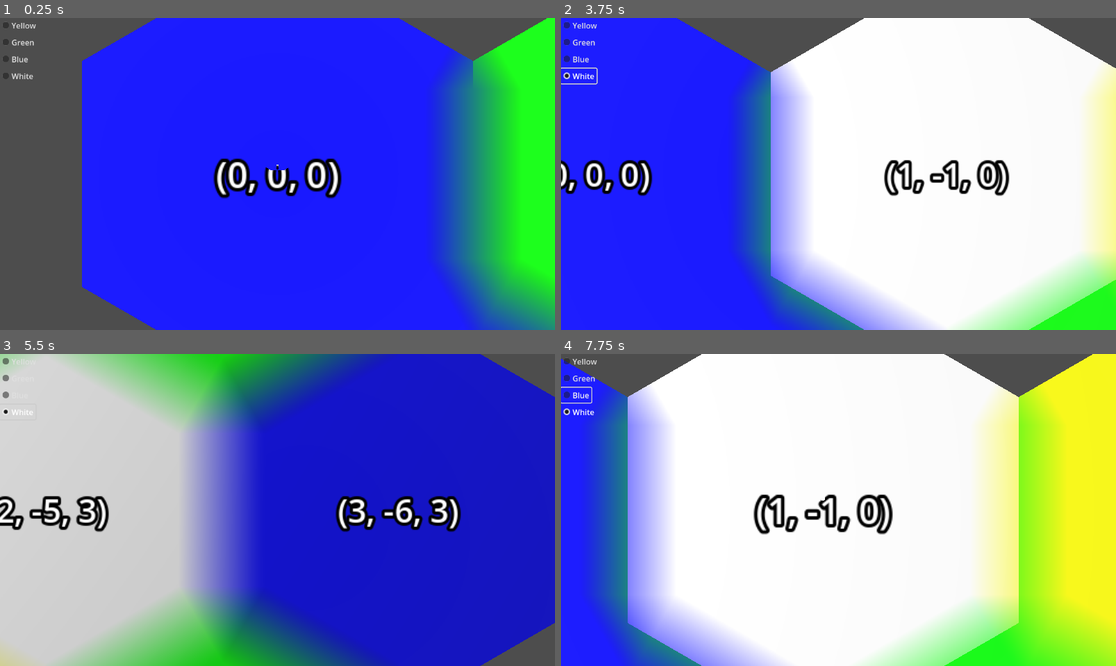
Above: before the commit, frames 1-4 (two rows, left to right).
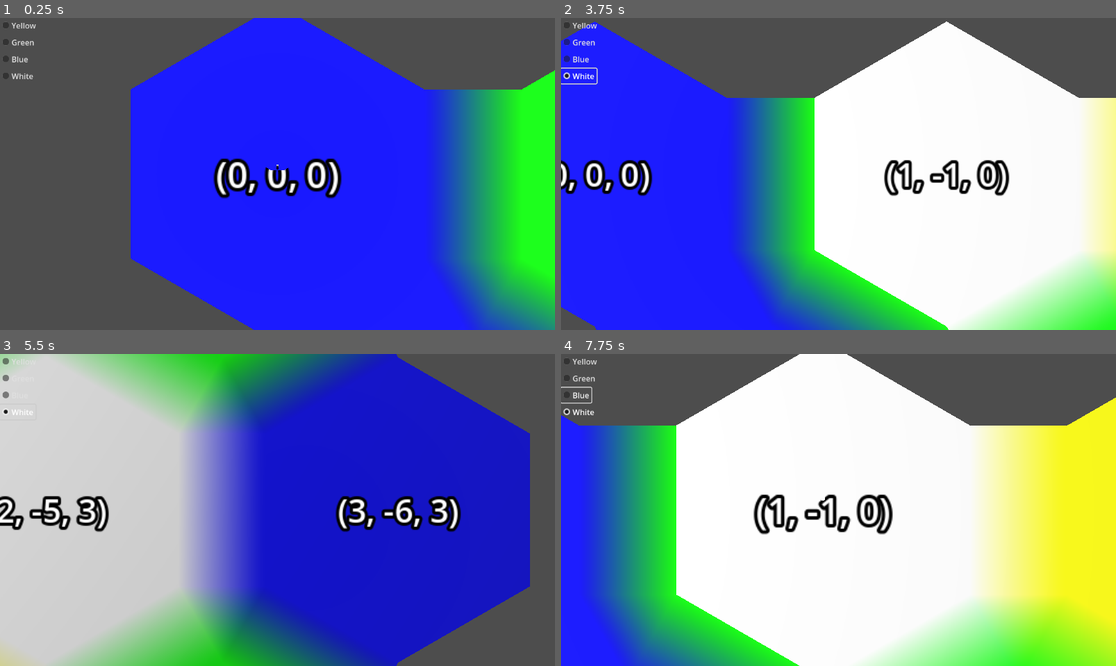
Above: after the commit, the same moments.

Repository: davepruitt/hex_map_godot
Game: Godot game, scene res://main.tscn
Two runs of this game, one before a commit and one after it. Both use one fixed random seed, a clock stepped at 60 frames per second and the inputs below.
Inputs (mouse positions are in pixels of both pictures, inside the frame that each line leads up to):
- Up to frame 1 (0.25 s): no input
- Up to frame 2 (3.75 s): click "Yellow" at 0.5 s; click "Green" at 1.25 s; click "Blue" at 2 s; click "White" at 2.75 s; tap Enter at 3.5 s; move the mouse to (960, 158) at 3.52 s; hold Right (ui_right) from 3.53 s (still down); tap Z at 3.6 s; click (960, 158) at 3.67 s
- Up to frame 3 (5.5 s): move the mouse to (166, 525) at 4.27 s; release Right (ui_right) at 4.28 s; hold Down (ui_down) 4.28-5.03 s; tap X at 4.35 s; move the mouse to (333, 441) at 5.02 s; hold Right (ui_right) from 5.03 s (still down); tap Z at 5.1 s
- Up to frame 4 (7.75 s): move the mouse to (810, 572) at 5.77 s; release Right (ui_right) at 5.78 s; hold Up (ui_up) 5.78-6.53 s; tap X at 5.85, 7.35 s; click (810, 572) at 5.92 s; move the mouse to (1005, 556) at 6.52 s; hold Left (ui_left) from 6.53 s (still down); tap Z at 6.6 s; move the mouse to (672, 463) at 7.27 s

The runs differ from the first frame. In frame 1, 18% of the frame differs, in the area x 14-100%, y 0-100%; in frame 2, 20%; in frame 3, 9.0%; in frame 4, 26%, in the area x 0-100%, y 0-100%.

Commit message:
Now at feature parity with the end of part 2 of the catlikecoding hex project tutorials

Diff:
--- a/hex_project_godot/hex_cell.gd
+++ b/hex_project_godot/hex_cell.gd
@@ -97,7 +97,7 @@
 	#Iterate over each of the 6 triangles within the hex
 	for i in range(0, 6):
 		#Add this triangle to the mesh
-		_add_triangle_from_direction(surface_tool, i)
+		_triangulate_hex(surface_tool, i)
 
 	#Generate the normals for the mesh
 	surface_tool.generate_normals()
@@ -128,49 +128,39 @@
 	_add_triangle(st, v1, v2, v3, c1, c2, c3)
 	_add_triangle(st, v2, v4, v3, c2, c4, c3)
 
-func _add_triangle_from_direction (st: SurfaceTool, direction: HexDirectionsClass.HexDirections) -> void:
+func _triangulate_hex (st: SurfaceTool, direction: HexDirectionsClass.HexDirections) -> void:
 	#Calculate the Vector3 positions for the vertices of the triangle
 	var center = Vector3.ZERO
 	var p1 = center + get_first_solid_corner(direction)
 	var p2 = center + get_second_solid_corner(direction)
 
-	var bridge = get_bridge(direction)
-	var p3 = p1 + bridge
-	var p4 = p2 + bridge
-
-	var p5 = center + get_first_corner(direction)
-	var p6 = center + get_second_corner(direction)
-
-	#Get the previous neighbor
-	var previous_direction = HexDirectionsClass.previous(direction)
-	var previous_cell = get_neighbor(previous_direction)
-	if (previous_cell == null):
-		previous_cell = self
-
-	#Get the neighbor cell in the specified direction
-	var neighbor_cell = get_neighbor(direction)
-	if (neighbor_cell == null):
-		neighbor_cell = self
-
-	#Get the next neighbor
-	var next_direction = HexDirectionsClass.next(direction)
-	var next_cell = get_neighbor(next_direction)
-	if (next_cell == null):
-		next_cell = self
-
-	#Determine the edge color
-	var p1_color = hex_color
-	var p2_color = hex_color
-	var bridge_color = (hex_color + neighbor_cell.hex_color) * 0.5
-
-	var p5_color = (hex_color + previous_cell.hex_color + neighbor_cell.hex_color) / 3.0
-	var p6_color = (hex_color + neighbor_cell.hex_color + next_cell.hex_color) / 3.0
-
 	#Add the triangle
 	_add_triangle(st, center, p2, p1, hex_color, hex_color, hex_color)
-	_add_quad(st, p1, p2, p3, p4, p1_color, p2_color, bridge_color, bridge_color)
-	_add_triangle(st, p1, p3, p5, p1_color, bridge_color, p5_color)
-	_add_triangle(st, p2, p6, p4, p2_color, p6_color, bridge_color)
+
+	#Add a bridge on the NE side
+	if (direction <= HexDirectionsClass.HexDirections.SE):
+		_triangulate_connection(st, direction, p1, p2)
+
+func _triangulate_connection (st: SurfaceTool, direction: HexDirectionsClass.HexDirections, v1: Vector3, v2: Vector3) -> void:
+	#Get the neighboring cell in the specified direction
+	var neighbor_cell = get_neighbor(direction)
+
+	#If the neighboring cell is null, then fail out of the function
+	if (neighbor_cell == null):
+		return
+
+	var bridge = get_bridge(direction)
+	var v3 = v1 + bridge
+	var v4 = v2 + bridge
+
+	_add_quad(st, v1, v2, v3, v4, hex_color, hex_color, neighbor_cell.hex_color, neighbor_cell.hex_color)
+
+	#Get the next neighbor of the cell
+	var next_direction = HexDirectionsClass.next(direction)
+	var next_neighbor = get_neighbor(next_direction)
+	if (direction <= HexDirectionsClass.HexDirections.E) and (next_neighbor != null):
+		var v2_next = v2 + get_bridge(next_direction)
+		_add_triangle(st, v2, v2_next, v4, hex_color, next_neighbor.hex_color, neighbor_cell.hex_color)
 
 #endregion
 
@@ -189,6 +179,6 @@
 	return CORNERS[int(direction) + 1] * SOLID_FACTOR
 
 static func get_bridge (direction: HexDirectionsClass.HexDirections) -> Vector3:
-	return (CORNERS[int(direction)] + CORNERS[int(direction) + 1]) * 0.5 * BLEND_FACTOR
+	return (CORNERS[int(direction)] + CORNERS[int(direction) + 1]) * BLEND_FACTOR
 
 #endregion
